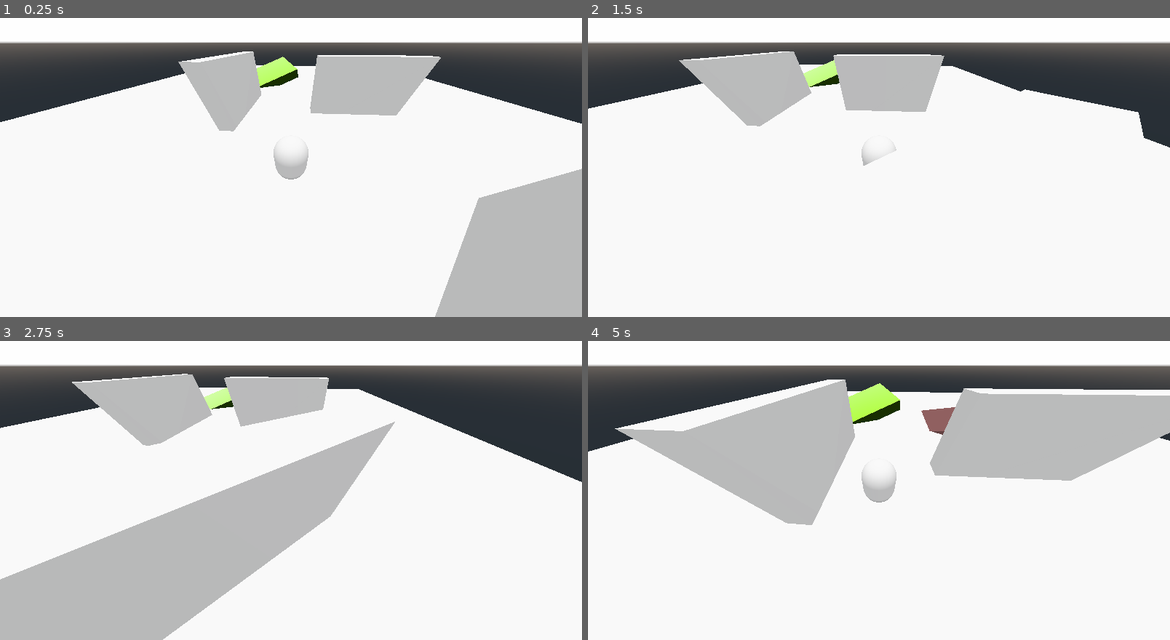
Above: before the commit, frames 1-4 (two rows, left to right).
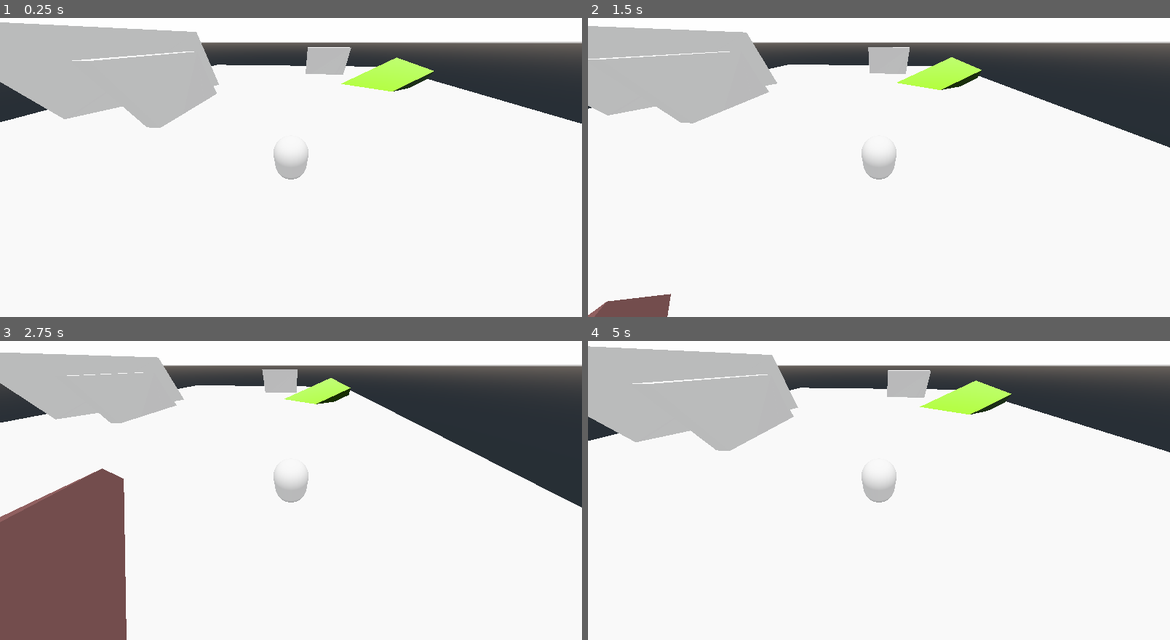
Above: after the commit, the same moments.

Repository: jward710/jam-test
Game: Godot game, scene res://scenes/test.tscn
Two runs of this game, one before a commit and one after it. Both use one fixed random seed, a clock stepped at 60 frames per second and the inputs below.
Inputs:
- Up to frame 1 (0.25 s): no input
- Up to frame 2 (1.5 s): tap Enter at 0.5 s; hold Right (ui_right) 0.53-1.28 s; hold Down (ui_down) from 1.28 s (still down)
- Up to frame 3 (2.75 s): release Down (ui_down) at 2.03 s; hold Right (ui_right) from 2.03 s (still down)
- Up to frame 4 (5 s): release Right (ui_right) at 2.78 s; hold Up (ui_up) 2.78-3.53 s; hold Left (ui_left) from 3.53 s (still down)

The runs differ from the first frame. In frame 1, 25% of the frame differs, in the area x 0-100%, y 1-100%; in frame 2, 14%; in frame 3, 34%, in the area x 0-100%, y 3-100%; in frame 4, 29%.

Commit message:
now i moved them forgot to save lol

Diff:
--- a/scenes/test.tscn
+++ b/scenes/test.tscn
@@ -30,39 +30,39 @@
 depth = 66.1948
 
 [node name="CSGBox2" type="CSGBox" parent="CSGCombiner"]
-transform = Transform( 0.824304, 0, -0.566147, 0, 1, 0, 0.566147, 0, 0.824304, 19.6276, 2.89627, 22.162 )
+transform = Transform( 0.824304, 0, -0.566147, 0, 1, 0, 0.566147, 0, 0.824304, -9.65242, 3.92591, 22.162 )
 width = 18.41
 height = 7.85876
 depth = 1.5457
 
 [node name="CSGBox6" type="CSGBox" parent="CSGCombiner"]
-transform = Transform( 0.417535, -0.862222, -0.286771, -0.274203, 0.181326, -0.944422, 0.866301, 0.472963, -0.160714, -18.5372, 0.221099, 9.25818 )
+transform = Transform( 0.417535, -0.862222, -0.286771, -0.274203, 0.181326, -0.944422, 0.866301, 0.472963, -0.160714, -18.5372, 0.221099, -16.9651 )
 width = 18.41
 height = 7.85876
 depth = 1.5457
 material = SubResource( 1 )
 
 [node name="CSGBox7" type="CSGBox" parent="CSGCombiner"]
-transform = Transform( -0.618101, -0.785577, 0.0286305, -0.274203, 0.181326, -0.944422, 0.736725, -0.591599, -0.327485, -18.5372, -3.4173, -5.94577 )
+transform = Transform( -0.618101, -0.785577, 0.0286305, -0.274203, 0.181326, -0.944422, 0.736725, -0.591599, -0.327485, 18.4385, -0.407789, -5.94577 )
 width = 18.41
 height = 7.85876
 depth = 7.36578
 material = SubResource( 2 )
 
 [node name="CSGBox5" type="CSGBox" parent="CSGCombiner"]
-transform = Transform( 1, 0, 0, 0, 1, 0, 0, 0, 1, -6.11564, 1.79333, 6.2761 )
+transform = Transform( 1, 0, 0, 0, 1, 0, 0, 0, 1, -6.11564, 1.79333, 14.4031 )
 width = 10.6455
 height = 7.85876
 depth = 1.5457
 
 [node name="CSGBox3" type="CSGBox" parent="CSGCombiner"]
-transform = Transform( 0.0188135, 0, -0.999823, 0, 1, 0, 0.999823, 0, 0.0188135, -6.11564, 1.79333, -8.03892 )
+transform = Transform( 0.0188135, 0, -0.999823, 0, 1, 0, 0.999823, 0, 0.0188135, -29.8093, 1.79333, -8.03892 )
 width = 10.6455
 height = 7.85876
 depth = 1.5457
 
 [node name="CSGBox4" type="CSGBox" parent="CSGCombiner"]
-transform = Transform( 0.576447, 0, -0.817135, 0, 1, 0, 0.817135, 0, 0.576447, 8.22092, 1.79333, -8.03892 )
+transform = Transform( 0.576447, 0, -0.817135, 0, 1, 0, 0.817135, 0, 0.576447, 24.4288, 1.79333, 3.63858 )
 width = 10.6455
 height = 7.85876
 depth = 1.5457
